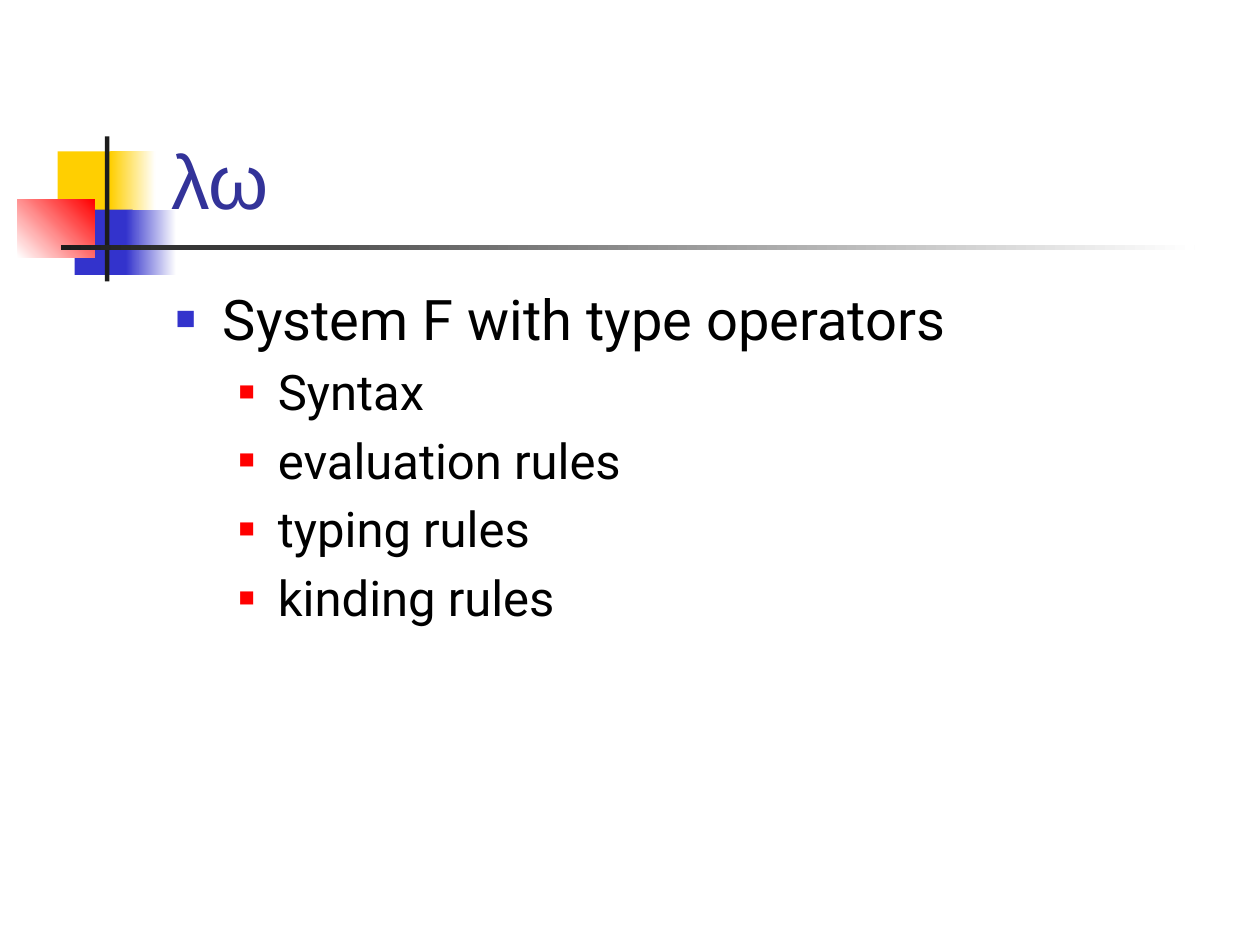
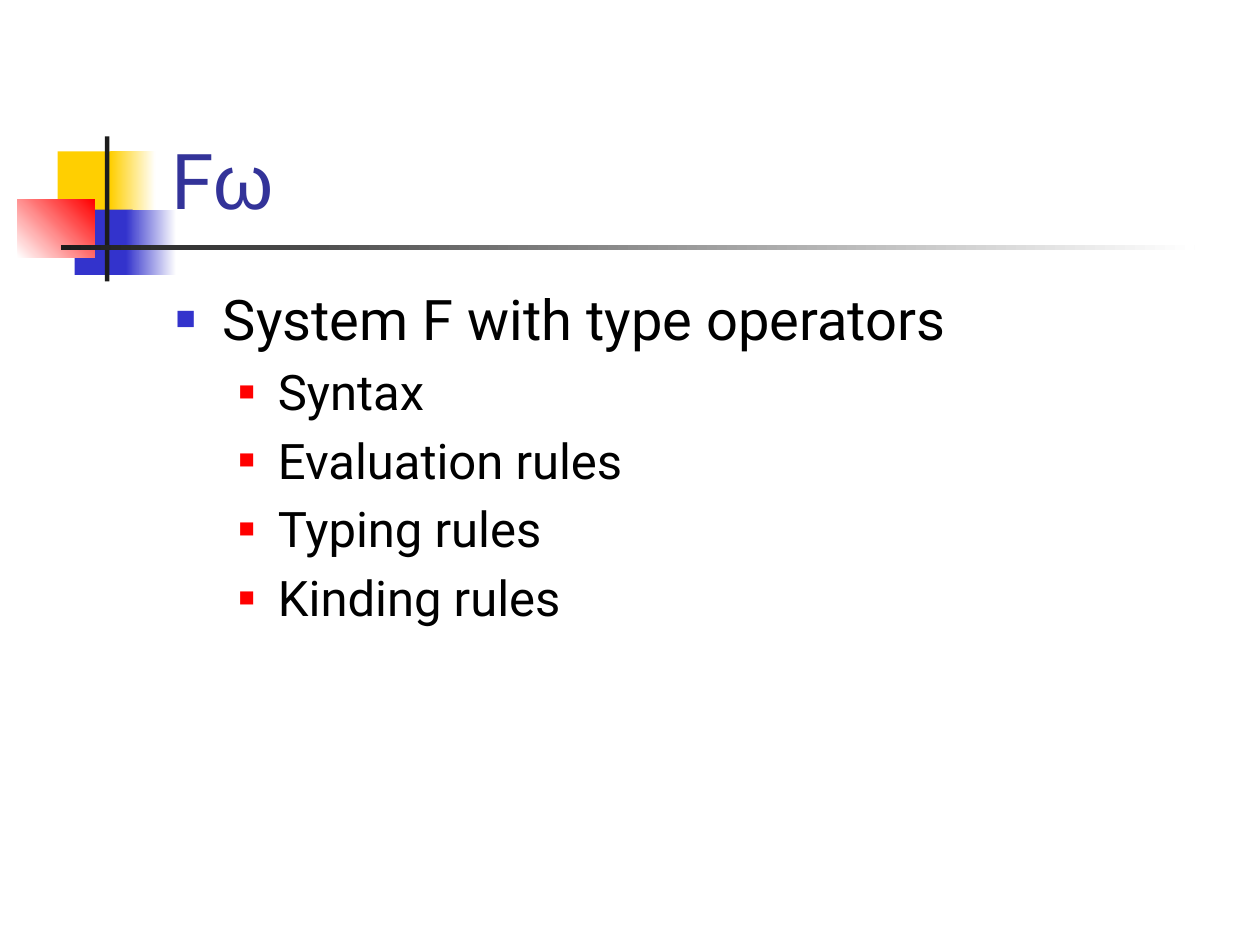
Before and after one commit to csslab-ustc/csslab-ustc.github.io, a slide deck: slide 8 of courses/popl/slides/lec22-fomega.pptx. Drawn at 1260x945 pixels with LibreOffice and Linux fonts; fonts in the diff are those of the drawing. Boxes give left, top, right and bottom in pixels: in the first picture for what was removed or moved away, otherwise in the second. Text is boxed around its words. In the diff, an @@ line names an element or a change of style, - is before the commit and + after.

Commit message:
revise slides

```diff
--- a/courses/popl/slides/lec22-fomega.pptx
+++ b/courses/popl/slides/lec22-fomega.pptx
@@ title at (171, 154, 274, 210): text changed; font Arial to Roboto @@
-λω
+Fω
@@ text at (278, 442, 623, 627): text changed @@
-  ■ evaluation rules
-  ■ typing rules
-  ■ kinding rules
+  ■ Evaluation rules
+  ■ Typing rules
+  ■ Kinding rules
```
Also in this commit, not shown: 2 other files.
